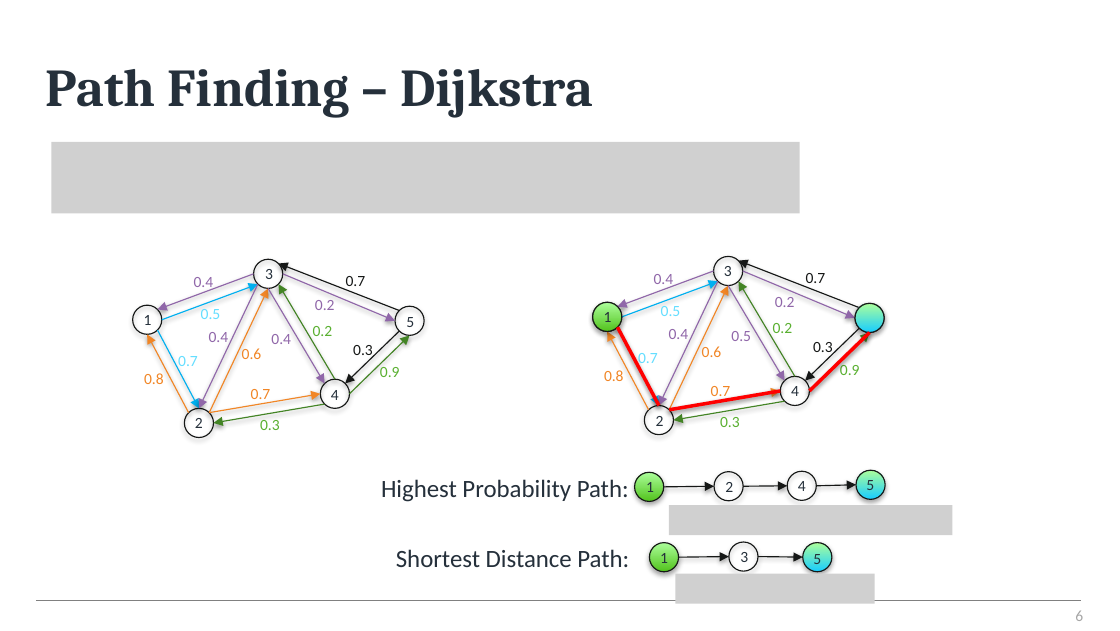
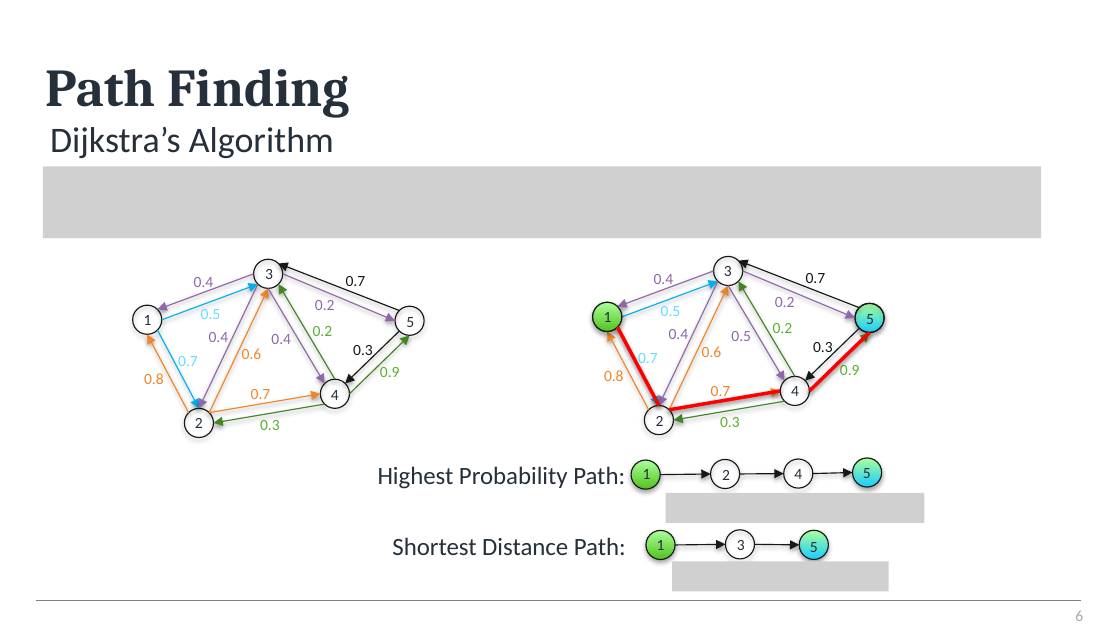
Before and after one commit to hysterr/York_Abstract_Navigation, a slide deck: slide 6 of December_2021.pptx. Drawn at 1120x631 pixels with LibreOffice and Linux fonts; fonts in the diff are those of the drawing; grey boxes stand for pictures; background and template pictures are left out. Boxes give left, top, right and bottom in pixels: in the first picture for what was removed or moved away, otherwise in the second. Text is boxed around its words. In the diff, an @@ line names an element or a change of style, - is before the commit and + after.

```diff
--- a/December_2021.pptx
+++ b/December_2021.pptx
@@ title at [46, 69, 350, 118]: text changed @@
-Path Finding – Dijkstra
+Path Finding
@@ subtitle added at [50, 127, 334, 158], 23.1 pt, text #25303B @@
+Dijkstra’s Algorithm
@@ picture removed at [52, 142, 800, 214] @@
@@ picture added at [43, 167, 1040, 239] @@
@@ text added at [866, 311, 874, 329], 10 pt, text #25303B @@
+5
@@ 2 arrows, 1 text, 1 ellipse: place and size @@
-2 arrows, 1 text, 1 ellipse at [679, 472, 803, 557]
+2 arrows, 1 text, 1 ellipse at [675, 459, 800, 544]
@@ 8 texts, 6 ellipses, 3 arrows: place and size @@
-8 texts, 6 ellipses, 3 arrows at [381, 470, 885, 571]
+8 texts, 6 ellipses, 3 arrows at [378, 458, 881, 559]
@@ picture added at [665, 493, 924, 523] @@
@@ picture removed at [669, 505, 952, 535] @@
@@ picture added at [672, 561, 888, 591] @@
@@ picture removed at [675, 573, 875, 604] @@
```
Also in this commit, not shown: 18 other slides changed, 3 slides added, 6 other files.
